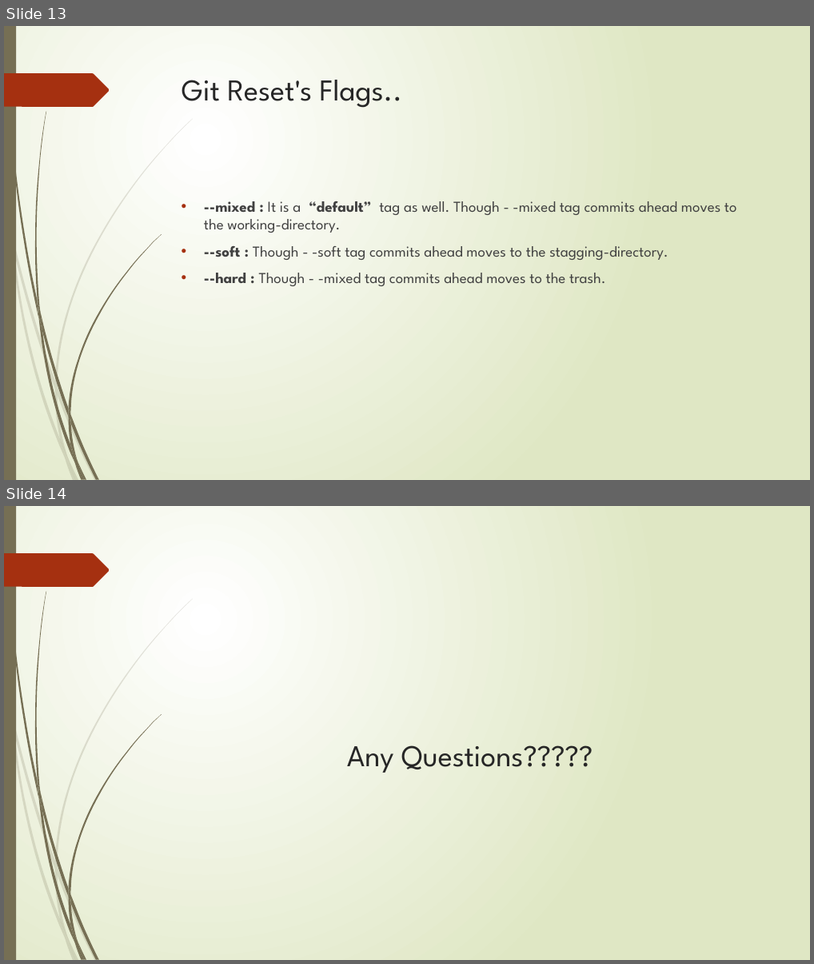
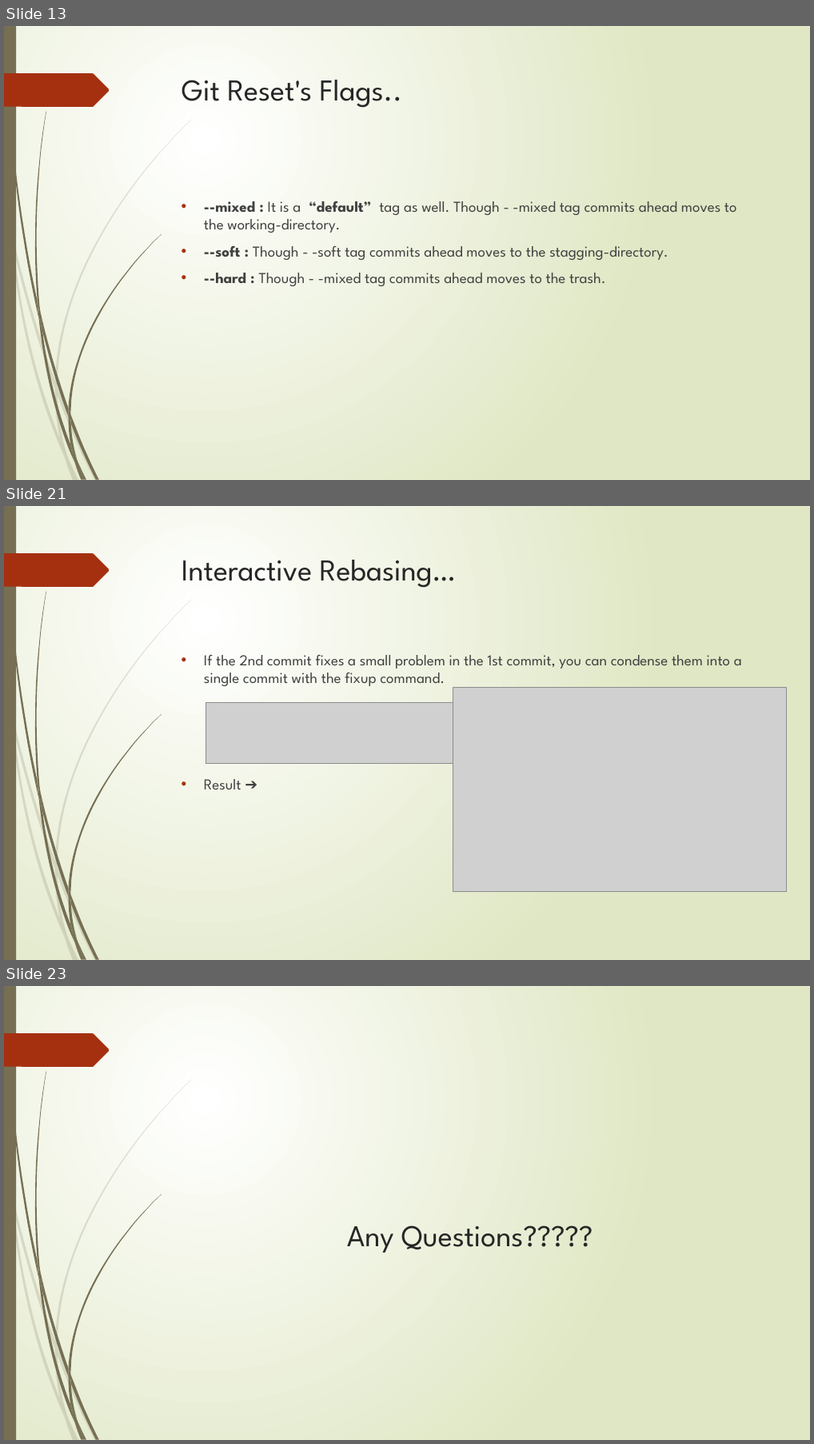
Before and after one commit to saad-janjua/assignment, a slide deck: Version Control with Git.pptx. Shown one above the other, each under a label of ours: slides 13 and 14 before the commit, slides 13, 21 and 23 after it; the slides between them are not shown. The pictures are 814x964 and 814x1444 pixels, drawn with LibreOffice and Linux fonts; fonts in the diff are those of the drawing; grey boxes stand for pictures. Boxes give left, top, right and bottom in pixels: in the first picture for what was removed or moved away, otherwise in the second. Text is boxed around its words. In the diff, an @@ line names an element or a change of style, - is before the commit and + after.

```diff
--- a/Version Control with Git.pptx
+++ b/Version Control with Git.pptx
@@ slide 21 added at (4, 506, 810, 960), background gradient #FFFFFF to #DFE8C4; not listed: 24 template elements that a slide beside it also shows @@
@@ title added at (182, 560, 456, 588), 36 pt, text #262626 @@
+Interactive Rebasing…
@@ text added at (204, 655, 742, 789), 18 pt, text #404040 @@
+• If the 2nd commit fixes a small problem in the 1st commit, you can condense them into a single commit with the fixup command.
+• Result ➔
@@ picture added at (454, 687, 787, 892) @@
@@ picture added at (206, 703, 534, 763) @@
@@ what was slide 14 is now slide 23 @@
```
Also in this commit, not shown: 4 slides changed, 8 other slides added.
